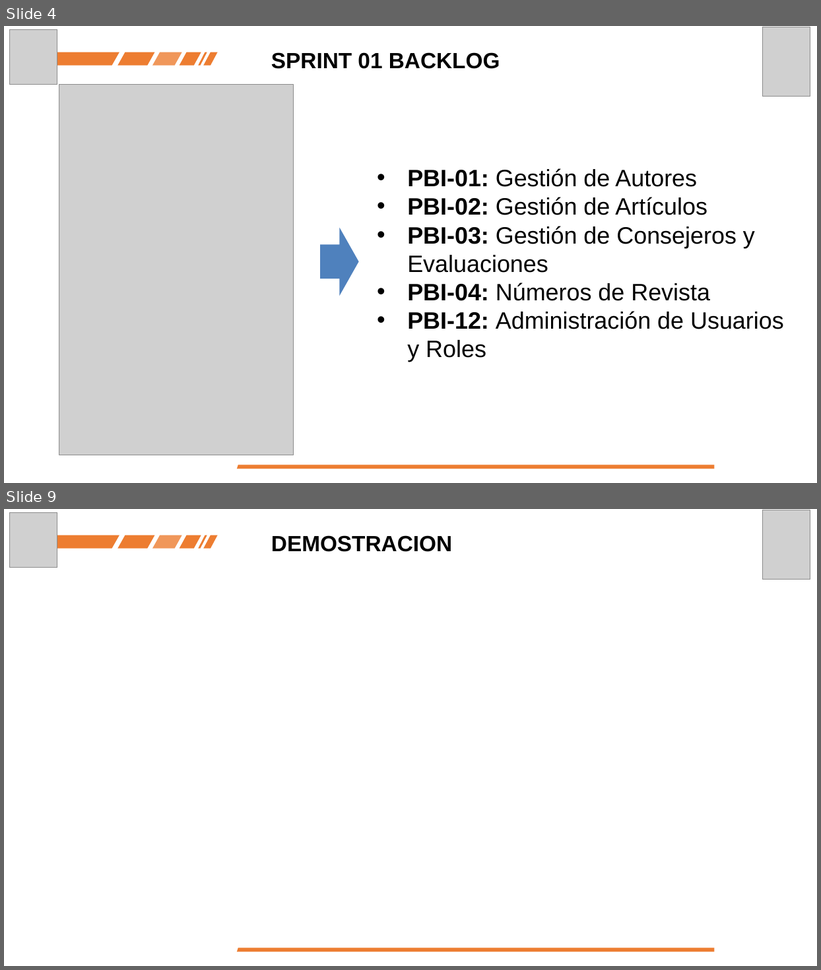
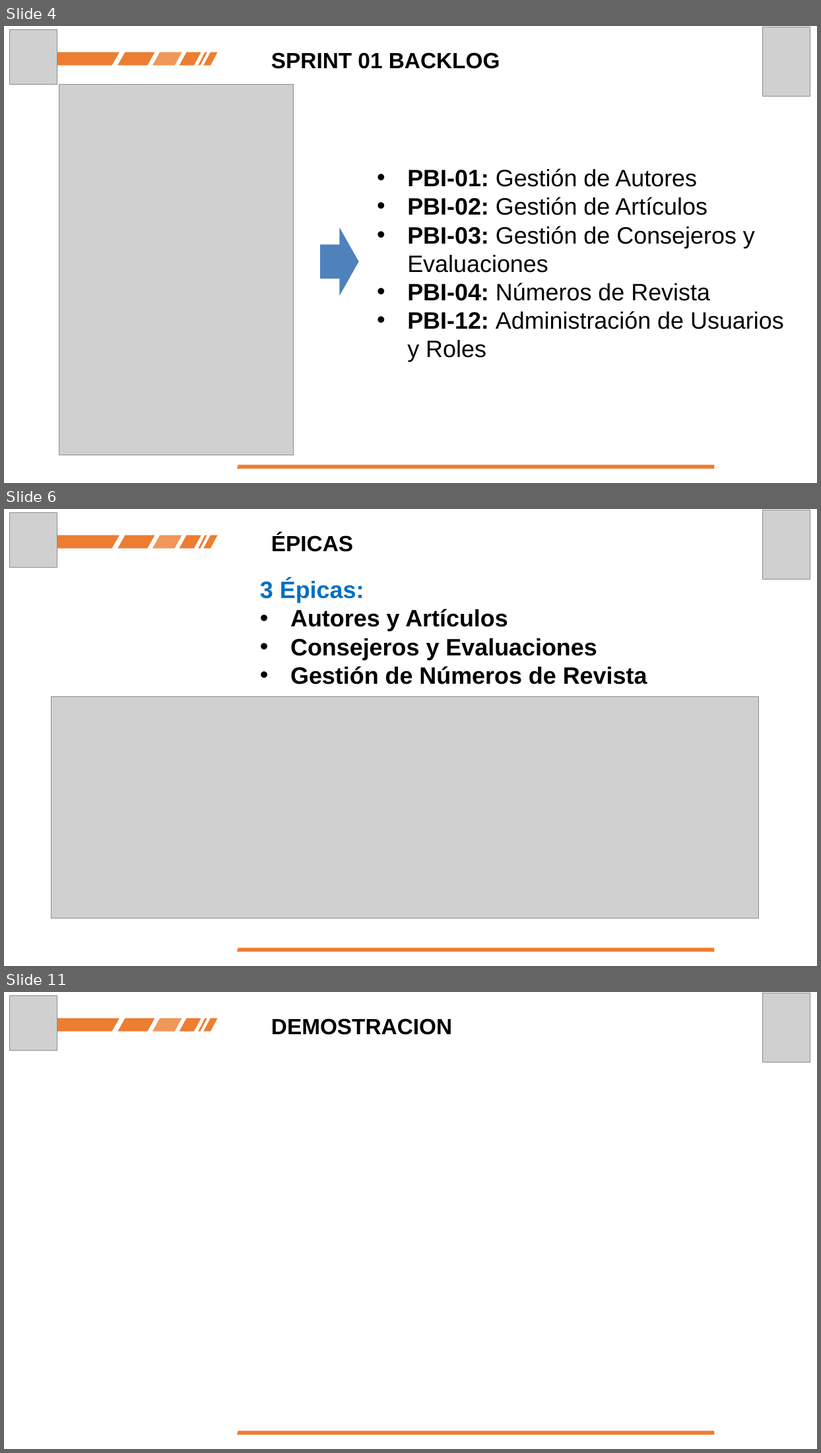
Before and after one commit to antrequenamartinez/Octubre_Revista_Ejercito_WIKI, a slide deck: Presentaciones/Sprint 01_Review.pptx. Shown one above the other, each under a label of ours: slides 4 and 9 before the commit, slides 4, 6 and 11 after it; the slides between them are not shown. The pictures are 821x970 and 821x1453 pixels, drawn with LibreOffice and Linux fonts; fonts in the diff are those of the drawing; grey boxes stand for pictures. Boxes give left, top, right and bottom in pixels: in the first picture for what was removed or moved away, otherwise in the second. Text is boxed around its words. In the diff, an @@ line names an element or a change of style, - is before the commit and + after.

```diff
--- a/Presentaciones/Sprint 01_Review.pptx
+++ b/Presentaciones/Sprint 01_Review.pptx
@@ slide 6 added at (4, 509, 817, 966), background #FFFFFF @@
@@ picture added at (10, 513, 57, 568) @@
@@ picture added at (763, 510, 811, 580) @@
@@ freeform shape added at (55, 535, 120, 549), fill #ED7D31 @@
@@ freeform shape added at (118, 535, 154, 549), fill #ED7D31 @@
@@ freeform shape added at (153, 535, 183, 549), fill #ED7D31 at 80% opacity @@
@@ freeform shape added at (180, 535, 201, 549), fill #ED7D31 @@
@@ freeform shape added at (198, 535, 207, 549), fill #ED7D31 @@
@@ freeform shape added at (203, 535, 217, 549), fill #ED7D31 @@
@@ text added at (271, 533, 353, 552), 26 pt, text #000000, bold @@
+ÉPICAS
@@ text added at (260, 580, 648, 685), 28 pt, text #000000, bold @@
+3 Épicas:
+• Autores y Artículos
+• Consejeros y Evaluaciones
+• Gestión de Números de Revista
@@ picture added at (52, 697, 759, 918) @@
@@ freeform shape added at (237, 948, 715, 953), fill #ED7D31 @@
@@ what was slide 9 is now slide 11 @@
```
Also in this commit, not shown: 4 slides changed, 2 other slides added, 1 slide removed, 6 other files.
